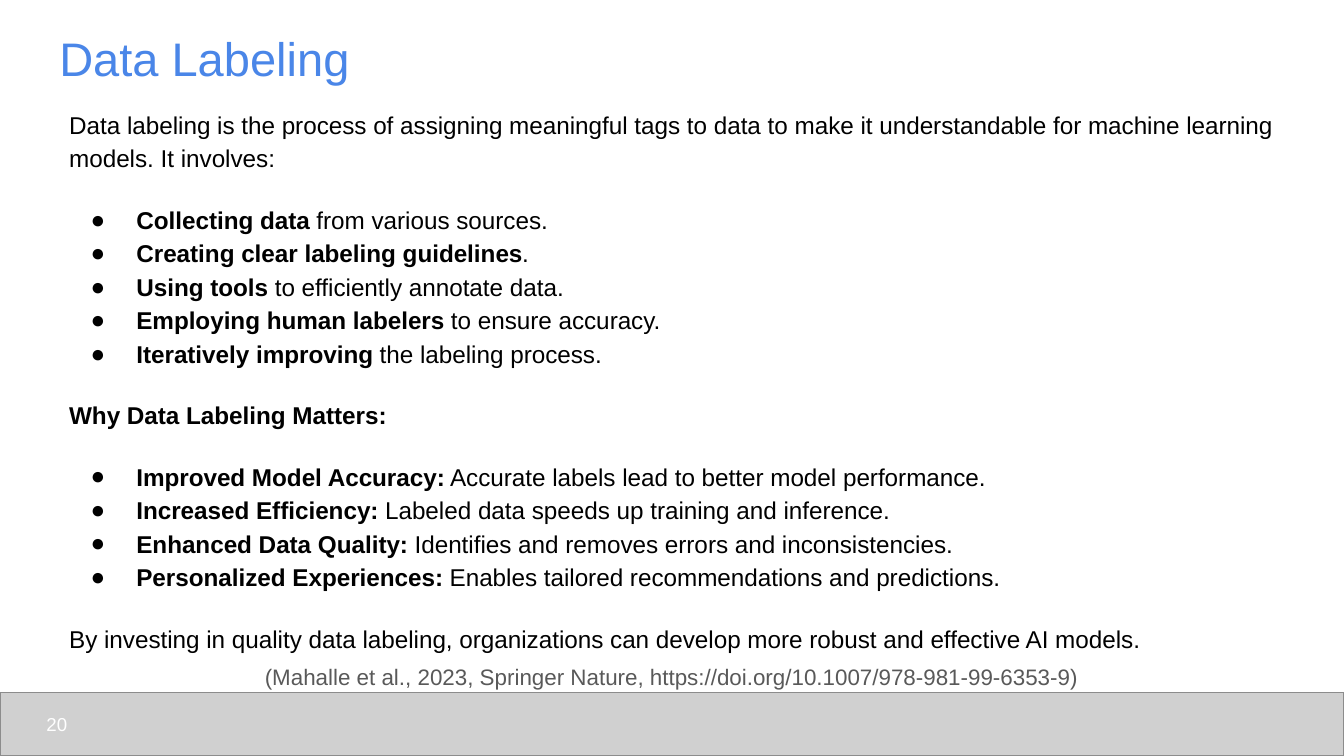
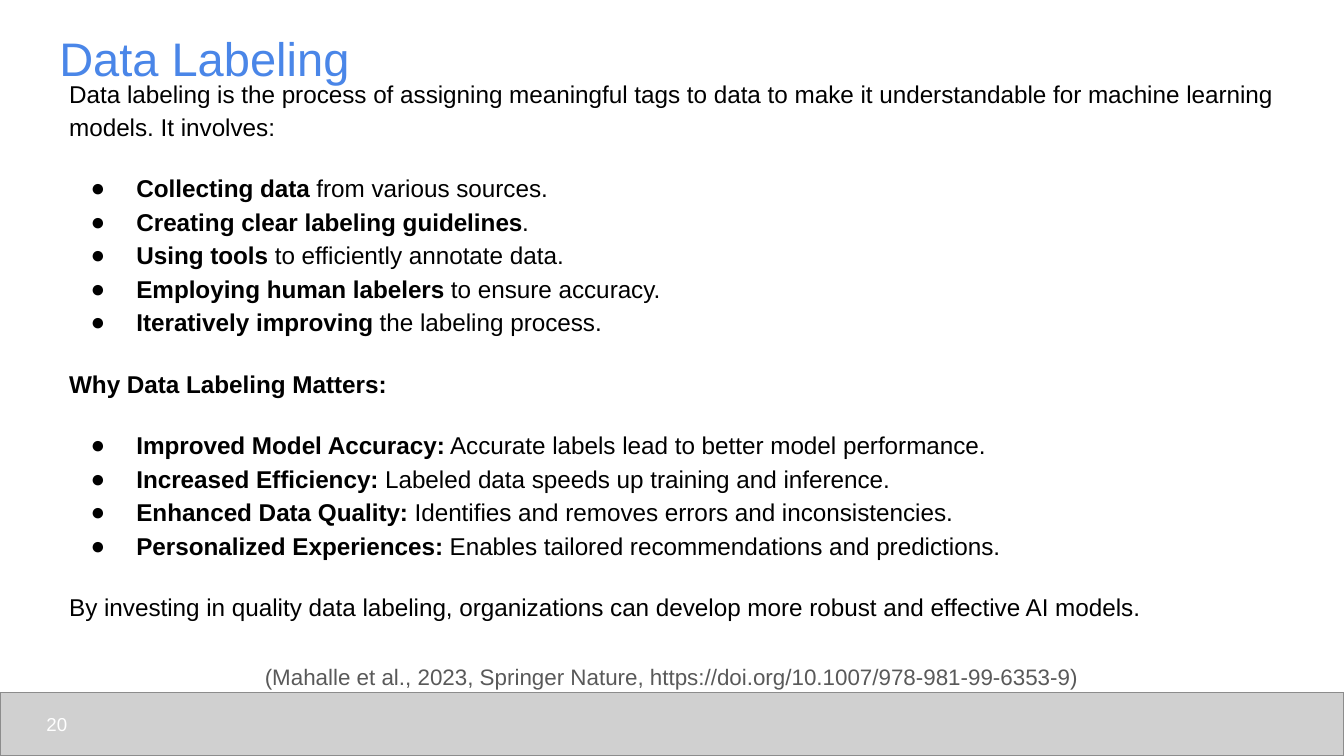
Before and after one commit to udel-cbcb/NIGMS-Sandbox-UD, a slide deck: slide 20 of Submodule_2/Lectures/Submodule_2_Lecture_3_Data_Centric_AI_ML.pptx. Drawn at 1344x756 pixels with LibreOffice and Linux fonts; fonts in the diff are those of the drawing; grey boxes stand for pictures. Boxes give left, top, right and bottom in pixels: in the first picture for what was removed or moved away, otherwise in the second. Text is boxed around its words. In the diff, an @@ line names an element or a change of style, - is before the commit and + after.

```diff
--- a/Submodule_2/Lectures/Submodule_2_Lecture_3_Data_Centric_AI_ML.pptx
+++ b/Submodule_2/Lectures/Submodule_2_Lecture_3_Data_Centric_AI_ML.pptx
@@ text "Data labeling is the process ...": place and size @@
-text "Data labeling is the process ..." at [69,116,1272,653]
+text "Data labeling is the process ..." at [69,83,1272,621]
```
Also in this commit, not shown: 3 other slides changed, 1 slide added, 3 other files.
